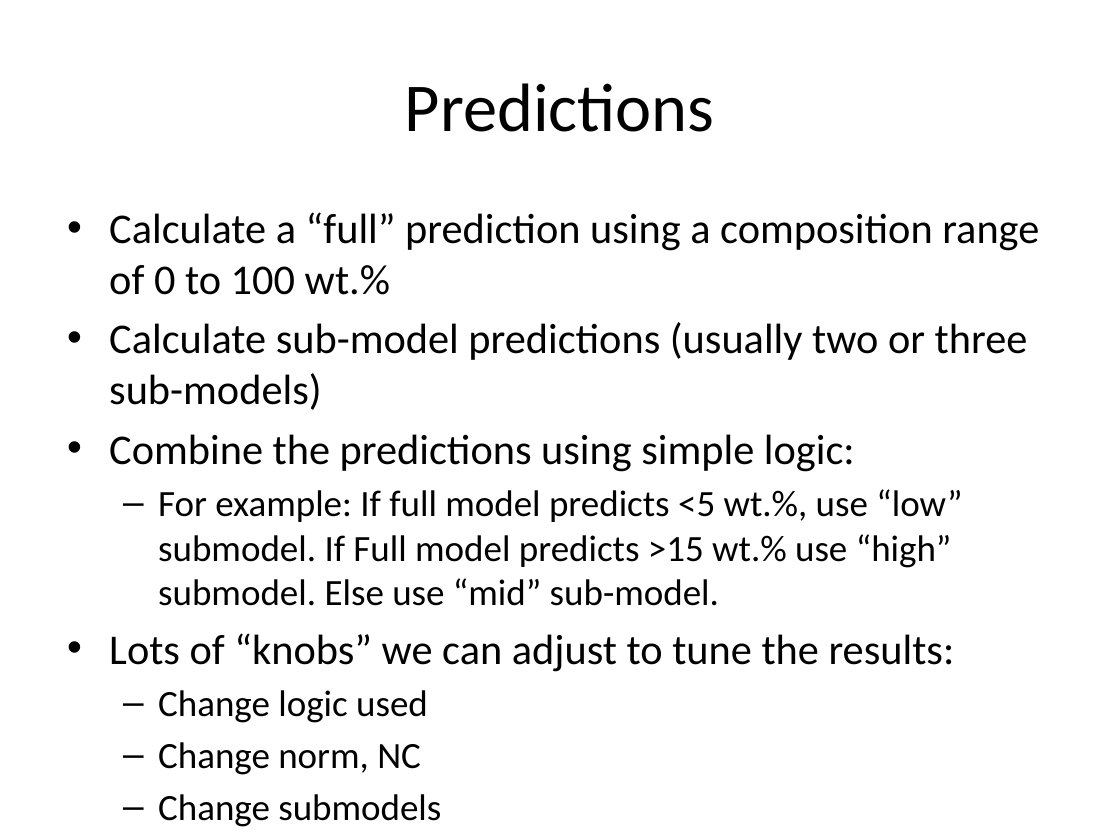
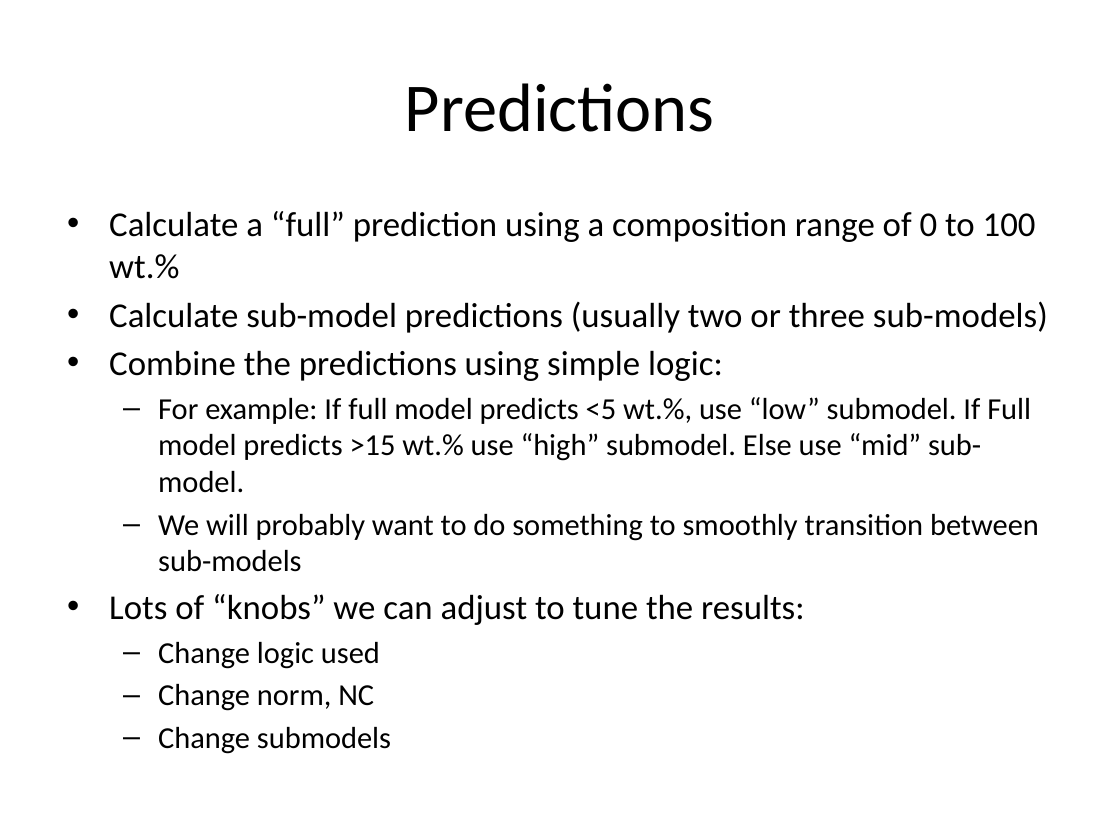
Before and after one commit to freesiemens/Working, a slide deck: slide 6 of ChemCam PLS1 Sub-Model Calibration.pptx (slide 5 before the commit). Drawn at 1120x840 pixels with LibreOffice and Linux fonts; fonts in the diff are those of the drawing. Boxes give left, top, right and bottom in pixels: in the first picture for what was removed or moved away, otherwise in the second. Text is boxed around its words. In the diff, an @@ line names an element or a change of style, - is before the commit and + after.

```diff
--- a/ChemCam PLS1 Sub-Model Calibration.pptx
+++ b/ChemCam PLS1 Sub-Model Calibration.pptx
@@ text at (109,211,1048,754): size 27.2 to 22.4 pt in "Calculate a “full” prediction using a composition ...", "Calculate sub-model predictions (usually two or three ...", "Combine the predictions using simple logic:", "Lots of “knobs” we can adjust to ..."; size 23.8 to 19.6 pt in "For example: If full model predicts <5 ...", "Change logic used", "Change norm, NC", "Change submodels" @@
@@ text at (158,514,1039,572): paragraph added @@
+  – We will probably want to do something to smoothly transition between sub-models
```
Also in this commit, not shown: 3 other slides changed, 3 slides added, 2 slides removed, 4 other files.
